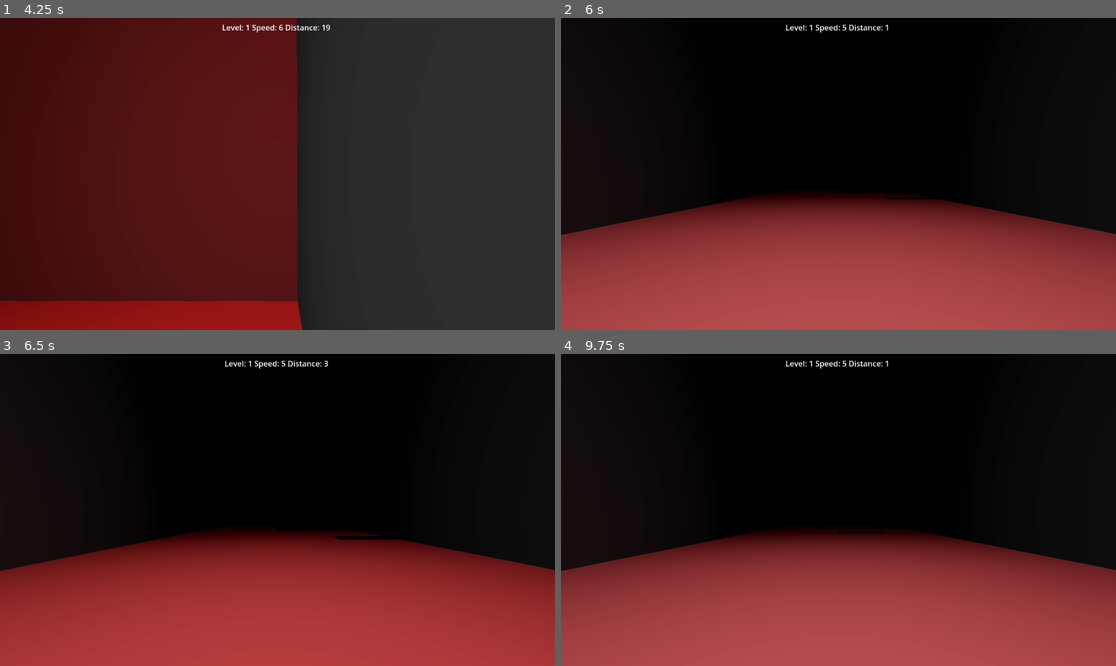
Above: before the commit, frames 1-4 (two rows, left to right).
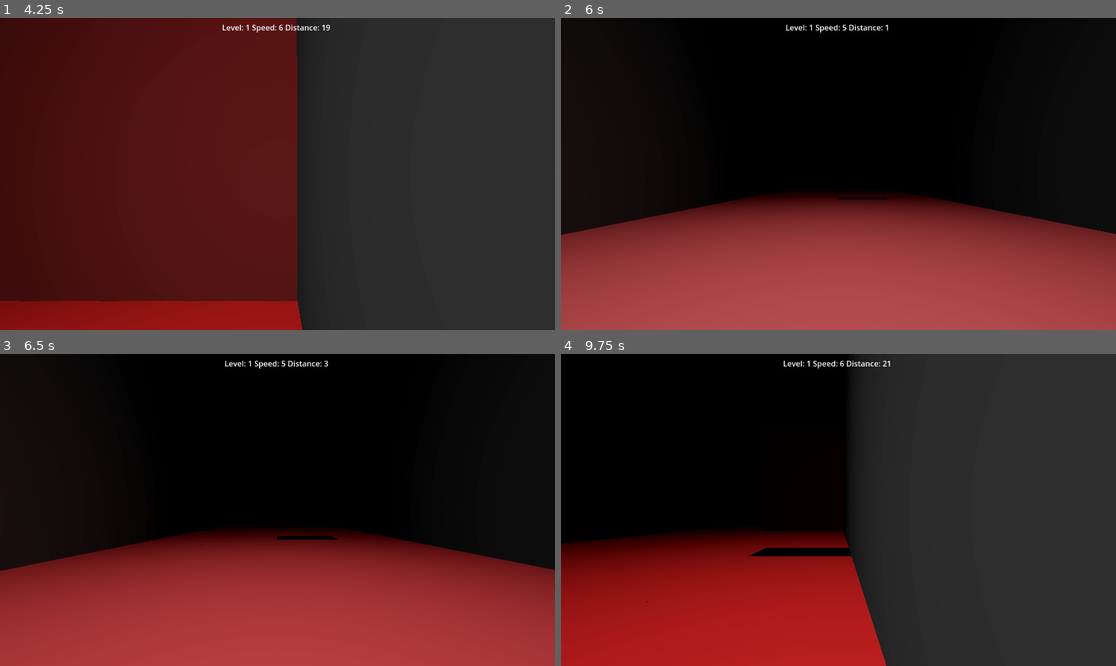
Above: after the commit, the same moments.

Repository: finalsabbath/3d-runner
Game: Godot game, scene res://scenes/main_menu.tscn
Two runs of this game, one before a commit and one after it. Both use one fixed random seed, a clock stepped at 60 frames per second and the inputs below.
Inputs (mouse positions are in pixels of both pictures, inside the frame that each line leads up to):
- Up to frame 1 (4.25 s): click "Start" at 0.5 s; hold Right (move_right) 1.28-2.03 s; tap Space (jump) at 1.52, 2.27, 3.77 s; hold Down (ui_down) 2.03-2.78 s; hold Right (move_right) 2.78-3.53 s; hold Up (ui_up) from 3.53 s (still down)
- Up to frame 2 (6 s): release Up (ui_up) at 4.28 s; hold Left (move_left) 4.28-5.75 s; tap Space (jump) at 4.52, 5.27 s; click "Try Again" at 5.75 s
- Up to frame 3 (6.5 s): no input
- Up to frame 4 (9.75 s): tap Enter at 6.5 s; hold Down (ui_down) 6.53-7.28 s; hold Right (move_right) 7.28-8.03 s; tap Space (jump) at 7.52, 8.27, 9.02 s; hold Up (ui_up) 8.03-8.78 s; hold Right (move_right) 8.78-9.5 s; click (816, 578) at 9.5 s, where only the run before the commit has a clickable "Try Again"

Frame 1 is identical in both runs. In frame 2, 0.1% of the frame differs, in the area x 49-69%, y 57-59%; in frame 3, 0.3%; in frame 4, 67%, in the area x 0-100%, y 0-100%.

Commit message:
more cleanup.  Move setup functions to gamestate global.  Drop number of pre-created terrain blocks to bring level difficulty changes to player quicker

Diff:
--- a/3d-runner/project.godot
+++ b/3d-runner/project.godot
@@ -21,7 +21,7 @@
 
 [autoload]
 
-GameStats="*res://scripts/globals/game_stats.gd"
+GameState="*res://scripts/globals/game_state.gd"
 EventBus="*res://scripts/globals/event_bus.gd"
 Enums="*res://scripts/globals/enums.gd"
 
--- a/3d-runner/scripts/controllers/terrain_controller.gd
+++ b/3d-runner/scripts/controllers/terrain_controller.gd
@@ -9,29 +9,24 @@
 var count_starter_blocks = 0
 var debug_enabled: bool = false
 
-var TerrainBlocks: Array = []
-var Obstacles: Array = []
 var terrain_belt: Array[Node3D] = []
-@export var num_terrain_blocks = 16
-@export_dir var terrian_blocks_path = "res://scenes/prefabs/terrain_blocks"
-@export_dir var obstacles_path = "res://scenes/prefabs/obstacles"
+
+@export var num_terrain_blocks = 4
 
 
 func _ready() -> void:
-	_load_terrain_scenes(terrian_blocks_path)
-	_load_obstacles_scenes(obstacles_path)
 	_init_blocks(num_terrain_blocks)
 
 func _physics_process(delta: float) -> void:
 	if not ready:
 		await ready
 	_progress_terrain(delta)
-	GameStats.distance += GameStats.terrain_velocity * delta
-	GameStats.terrain_velocity += (delta*delta) * VELOCITY_MULT
+	GameState.distance += GameState.terrain_velocity * delta
+	GameState.terrain_velocity += (delta*delta) * VELOCITY_MULT
 
 func _init_blocks(number_of_blocks: int) -> void:
 	for block_index in number_of_blocks:
-		var block = TerrainBlocks.pick_random().instantiate()
+		var block = GameState.TerrainBlocks.pick_random().instantiate()
 
 		if block_index == 0:
 			block.position.z = TERRAIN_LENGTH/2
@@ -47,13 +42,13 @@
 
 func _progress_terrain(delta: float) -> void:
 	for block in terrain_belt:
-		block.position.z += GameStats.terrain_velocity * delta
+		block.position.z += GameState.terrain_velocity * delta
 
 	if terrain_belt[0].position.z >= TERRAIN_LENGTH:
 		var last_terrain = terrain_belt[-1]
 		var first_terrain = terrain_belt.pop_front()
 
-		var block = TerrainBlocks.pick_random().instantiate()
+		var block = GameState.TerrainBlocks.pick_random().instantiate()
 		_append_to_far_edge(last_terrain, block,true)
 		add_child(block)
 		terrain_belt.append(block)
@@ -67,35 +62,18 @@
 func _add_obstacles(block: Node3D) -> void:
 	if !debug_enabled:
 		_add_pits(block)
-		for i in range((GameStats.current_level*2)+1):
-			var new_obstacle = Obstacles.pick_random().instantiate()
+		for i in range((GameState.current_level*2)+1):
+			var new_obstacle = GameState.Obstacles.pick_random().instantiate()
 			new_obstacle.position.x = _get_obstacle_position(new_obstacle.type)
 			new_obstacle.position.z += i * 4
 			new_obstacle.add_to_group("death_blocks")
 			block.add_child(new_obstacle)
 
-
 func _add_pits(block: Node3D) -> void:
-	for i in range((GameStats.current_level*2)+1):
+	for i in range((GameState.current_level*2)+1):
 		var remove = randi_range(0,15)
 		var panels = block.get_children()
 		panels[remove].queue_free()
-
-func _load_terrain_scenes(target_path: String) -> void:
-	var dir = DirAccess.open(target_path)
-	for scene_path in dir.get_files():
-		if ".remap" in scene_path:
-			scene_path = scene_path.trim_suffix('.remap')
-		print("Loading terrian block scene: " + target_path + "/" + scene_path)
-		TerrainBlocks.append(load(target_path + "/" + scene_path))
-
-func _load_obstacles_scenes(target_path: String) -> void:
-	var dir = DirAccess.open(target_path)
-	for scene_path in dir.get_files():
-		if ".remap" in scene_path:
-			scene_path = scene_path.trim_suffix('.remap')
-		print("Loading obstacle scene: " + target_path + "/" + scene_path)
-		Obstacles.append(load(target_path + "/" + scene_path))
 
 func _get_obstacle_position(type) -> float:
 	var pos_x: float = 0
--- /dev/null
+++ b/3d-runner/scripts/globals/game_state.gd
@@ -0,0 +1,55 @@
+extends Node
+
+const STARTING_SPEED: float = 5.0
+const MAX_LEVEL: int = 6
+const NUM_LEVELS:int = 6
+const MUSIC_PATH = "res://assets/music"
+const WORLD_SCENE = "res://scenes/world.tscn"
+const TERRAIN_BLOCKS_PATH = "res://scenes/prefabs/terrain_blocks"
+const OBSTACLES_PATH = "res://scenes/prefabs/obstacles"
+
+var current_level:int = 0
+var levels: Array
+var distance: float = 0
+var terrain_velocity: float = 5.0
+var player_speed: float = 5.0
+
+#Terrain generation arrays
+var TerrainBlocks: Array = []
+var Obstacles: Array = []
+
+#Level arrays
+var colors: Array = [Color.RED,Color.ORANGE,Color.YELLOW,Color.GREEN,Color.BLUE,Color.INDIGO,Color.VIOLET]
+var music_tracks: Array = []
+
+
+func setup_game() -> void:
+	_load_music_tracks(MUSIC_PATH)
+	_load_terrain(TERRAIN_BLOCKS_PATH)
+	_load_obstacles(OBSTACLES_PATH)
+	print("Setup complete")
+
+func _load_music_tracks(target_path: String) -> void:
+	var dir = DirAccess.open(target_path)
+	for scene_path in dir.get_files():
+		if ".import" in scene_path:
+			scene_path = scene_path.trim_suffix(".import")
+			print("Loading music track: " + target_path + "/" + scene_path)
+			var new_path: String = target_path + "/" + scene_path
+			music_tracks.append(new_path)
+
+func _load_terrain(target_path: String) -> void:
+	var dir = DirAccess.open(target_path)
+	for scene_path in dir.get_files():
+		if ".remap" in scene_path:
+			scene_path = scene_path.trim_suffix('.remap')
+		print("Loading terrian block scene: " + target_path + "/" + scene_path)
+		TerrainBlocks.append(load(target_path + "/" + scene_path))
+
+func _load_obstacles(target_path: String) -> void:
+	var dir = DirAccess.open(target_path)
+	for scene_path in dir.get_files():
+		if ".remap" in scene_path:
+			scene_path = scene_path.trim_suffix('.remap')
+		print("Loading obstacle scene: " + target_path + "/" + scene_path)
+		Obstacles.append(load(target_path + "/" + scene_path))
--- a/3d-runner/scripts/globals/game_stats.gd
+++ /dev/null
@@ -1,46 +0,0 @@
-extends Node
-
-const STARTING_SPEED: float = 5.0
-const MAX_LEVEL: int = 6
-const NUM_LEVELS:int = 6
-const MUSIC_PATH = "res://assets/music"
-const WORLD = "res://scenes/world.tscn"
-
-var current_level:int = 0
-var levels: Array
-var distance: float = 0
-var terrain_velocity: float = 5.0
-var player_speed: float = 5.0
-
-#Level arrays
-var colors: Array = [Color.RED,Color.ORANGE,Color.YELLOW,Color.GREEN,Color.BLUE,Color.INDIGO,Color.VIOLET]
-var music_tracks: Array = []
-
-
-func setup_game() -> void:
-	_get_music_tracks(MUSIC_PATH)
-	#_setup_levels()
-	#get_tree().change_scene_to_file(WORLD)
-	print("Setup complete")
-
-#func _setup_levels() -> void:
-	#print("start setting up " + str(NUM_LEVELS) + " levels")
-	#for i in range(6):
-		#print("Adding level: " + str(i))
-		#var new_level: Dictionary = {
-			#"COLOR": colors[i],
-			#"MUSIC": music_tracks[i],
-			#"END_DISTANCE": 100 + (100*(i*i))
-			#}
-		#print("Adding new level: " + str(new_level))
-		#levels.append(new_level)
-	#print("Added " + str(GameStats.levels.size()) + " levels")
-
-func _get_music_tracks(target_path: String) -> void:
-	var dir = DirAccess.open(target_path)
-	for scene_path in dir.get_files():
-		if ".import" in scene_path:
-			scene_path = scene_path.trim_suffix(".import")
-			print("Loading music track: " + target_path + "/" + scene_path)
-			var new_path: String = target_path + "/" + scene_path
-			music_tracks.append(new_path)
--- a/3d-runner/scripts/scene/main_menu.gd
+++ b/3d-runner/scripts/scene/main_menu.gd
@@ -3,15 +3,15 @@
 @onready var sprite_2d: Sprite2D = $Sprite2D
 
 var color_num: int = 0
-var next_color = GameStats.colors[0]
+var next_color = GameState.colors[0]
 
 
 func _ready() -> void:
-	GameStats.setup_game()
+	GameState.setup_game()
 
 func _on_start_pressed() -> void:
 	#GameStats.setup_game()
-	get_tree().change_scene_to_file(GameStats.WORLD)
+	get_tree().change_scene_to_file(GameState.WORLD_SCENE)
 
 
 func _on_quit_pressed() -> void:
@@ -27,4 +27,4 @@
 	color_num += 1
 	if color_num >= 7:
 		color_num = 0
-	next_color = GameStats.colors[color_num]
+	next_color = GameState.colors[color_num]
--- a/3d-runner/scripts/scene/player.gd
+++ b/3d-runner/scripts/scene/player.gd
@@ -14,9 +14,9 @@
 	var input_dir := Input.get_vector("move_left", "move_right", "ui_up", "ui_down")
 	var direction := (transform.basis * Vector3(input_dir.x, 0, input_dir.y)).normalized()
 	if direction:
-		target_velocity.x = direction.x * GameStats.player_speed
+		target_velocity.x = direction.x * GameState.player_speed
 	else:
-		target_velocity.x = move_toward(target_velocity.x, 0, GameStats.player_speed)
+		target_velocity.x = move_toward(target_velocity.x, 0, GameState.player_speed)
 
 	if not is_on_floor():
 		target_velocity.y = target_velocity.y - (fall_acceleration * delta)
--- a/3d-runner/scripts/scene/ui.gd
+++ b/3d-runner/scripts/scene/ui.gd
@@ -16,9 +16,9 @@
 func _physics_process(_delta: float) -> void:
 	if not ready:
 		await ready
-	distance.text = "Distance: " + str(snappedi(GameStats.distance,1))
-	speed.text = "Speed: " + str(snappedi(GameStats.terrain_velocity,1))
-	level_label.text = "Level: " + str(GameStats.current_level+1)
+	distance.text = "Distance: " + str(snappedi(GameState.distance,1))
+	speed.text = "Speed: " + str(snappedi(GameState.terrain_velocity,1))
+	level_label.text = "Level: " + str(GameState.current_level+1)
 
 
 func _on_try_again_pressed() -> void:
@@ -31,7 +31,7 @@
 
 func show_end_screen(reason: String) -> void:
 	end_reason.text = reason
-	max_speed.text = "Max Speed Achieved: " + str(snappedi(GameStats.terrain_velocity,1))
-	total_distance.text = "Total Distance Travelled: " +  str(snappedi(GameStats.distance,1))
-	level.text = "Level: " + str(GameStats.current_level+1)
+	max_speed.text = "Max Speed Achieved: " + str(snappedi(GameState.terrain_velocity,1))
+	total_distance.text = "Total Distance Travelled: " +  str(snappedi(GameState.distance,1))
+	level.text = "Level: " + str(GameState.current_level+1)
 	end_screen.show()
--- a/3d-runner/scripts/scene/world.gd
+++ b/3d-runner/scripts/scene/world.gd
@@ -1,7 +1,5 @@
 extends Node3D
 class_name World
-
-
 
 @onready var world_environment: WorldEnvironment = $WorldEnvironment
 @onready var directional_light_3d: DirectionalLight3D = $DirectionalLight3D
@@ -13,7 +11,7 @@
 func _ready() -> void:
 	_connect_signals()
 	_set_level()
-	_setup_music_analyser()
+	#_setup_music_analyser()
 
 func _physics_process(delta: float) -> void:
 	if not ready:
@@ -25,21 +23,19 @@
 	_check_distance_milestones()
 	_update_environment()
 
-
-#Might use this later
+#Might use this later if time allows
 func _setup_music_analyser() -> void:
 	spectrum = AudioServer.get_bus_effect_instance(2, 0)
-
 
 func _connect_signals() -> void:
 	EventBus.retry.connect(retry)
 	EventBus.run_end.connect(run_end)
 
 func retry() -> void:
-	GameStats.distance = 0
-	GameStats.terrain_velocity = GameStats.STARTING_SPEED
-	GameStats.current_level = 0
-	GameStats.player_speed = 5.0
+	GameState.distance = 0
+	GameState.terrain_velocity = GameState.STARTING_SPEED
+	GameState.current_level = 0
+	GameState.player_speed = 5.0
 	get_tree().reload_current_scene()
 
 func run_end(reason: String) -> void:
@@ -47,15 +43,15 @@
 	ui.show_end_screen(reason)
 
 func _check_distance_milestones() -> void:
-	var end_distance = 100 + ( 100* (GameStats.current_level * GameStats.current_level))
-	if GameStats.distance > end_distance and GameStats.current_level < GameStats.MAX_LEVEL:
-		GameStats.current_level += 1
+	var end_distance = 100 + ( 100* (GameState.current_level * GameState.current_level))
+	if GameState.distance > end_distance and GameState.current_level < GameState.MAX_LEVEL:
+		GameState.current_level += 1
 		_set_level()
 
 func _set_level() -> void:
-		music.stream = load(GameStats.music_tracks[GameStats.current_level])
+		music.stream = load(GameState.music_tracks[GameState.current_level])
 		music.play()
-		GameStats.player_speed += 2.0
+		GameState.player_speed += 2.0
 
 func _update_environment() -> void:
-	directional_light_3d.light_color = directional_light_3d.light_color.lerp(GameStats.colors[GameStats.current_level], 0.01)
+	directional_light_3d.light_color = directional_light_3d.light_color.lerp(GameState.colors[GameState.current_level], 0.01)
Renamed: 3d-runner/scripts/globals/game_stats.gd.uid -> 3d-runner/scripts/globals/game_state.gd.uid
Not shown, added: 3d-runner/scenes/world.tscn15118466241.tmp
